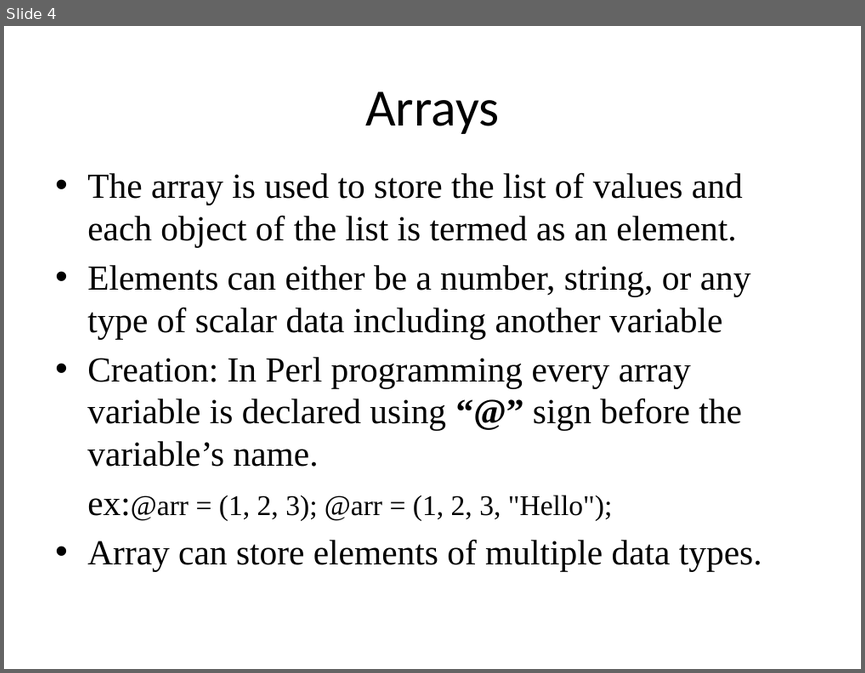
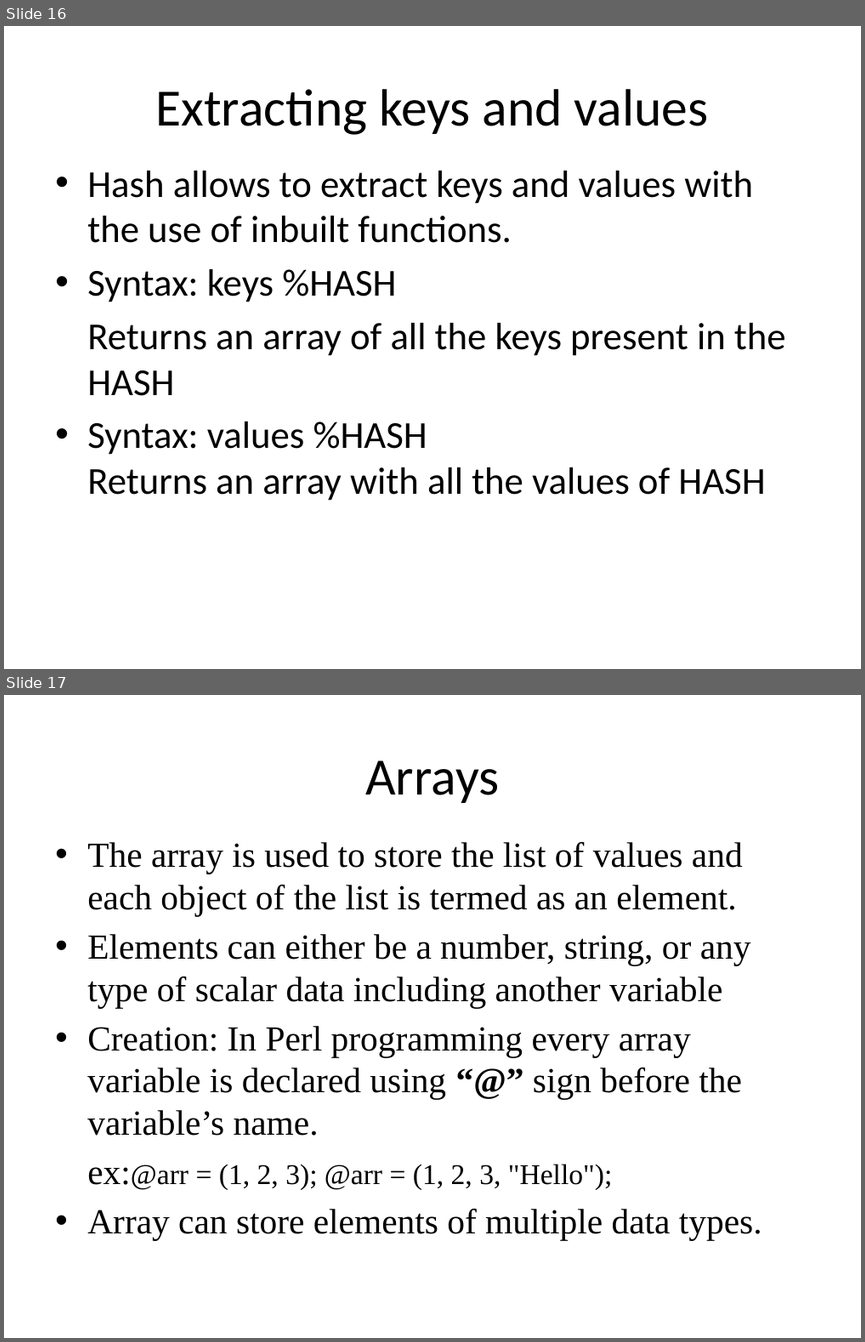
Before and after one commit to srivalli-project/BI_Team_Status, a slide deck: Santhoshi/PerlBasics.pptx. Shown one above the other, each under a label of ours: slide 4 before the commit, slides 16 and 17 after it. The pictures are 865x673 and 865x1342 pixels, drawn with LibreOffice and Linux fonts; fonts in the diff are those of the drawing. Boxes give left, top, right and bottom in pixels: in the first picture for what was removed or moved away, otherwise in the second. Text is boxed around its words. In the diff, an @@ line names an element or a change of style, - is before the commit and + after.

```diff
--- a/Santhoshi/PerlBasics.pptx
+++ b/Santhoshi/PerlBasics.pptx
@@ slide 16 added at bbox=[4, 26, 861, 669], background #FFFFFF @@
@@ title added at bbox=[156, 89, 709, 135], 44 pt, text #000000 @@
+Extracting keys and values
@@ text added at bbox=[87, 170, 786, 500], 32 pt, text #000000 @@
+• Hash allows to extract keys and values with the use of inbuilt functions.
+• Syntax: keys %HASH
+Returns an array of all the keys present in the HASH
+• Syntax: values %HASH
+  Returns an array with all the values of HASH
@@ what was slide 4 is now slide 17 @@
```
Also in this commit, not shown: 12 other slides added, 8 other files.
